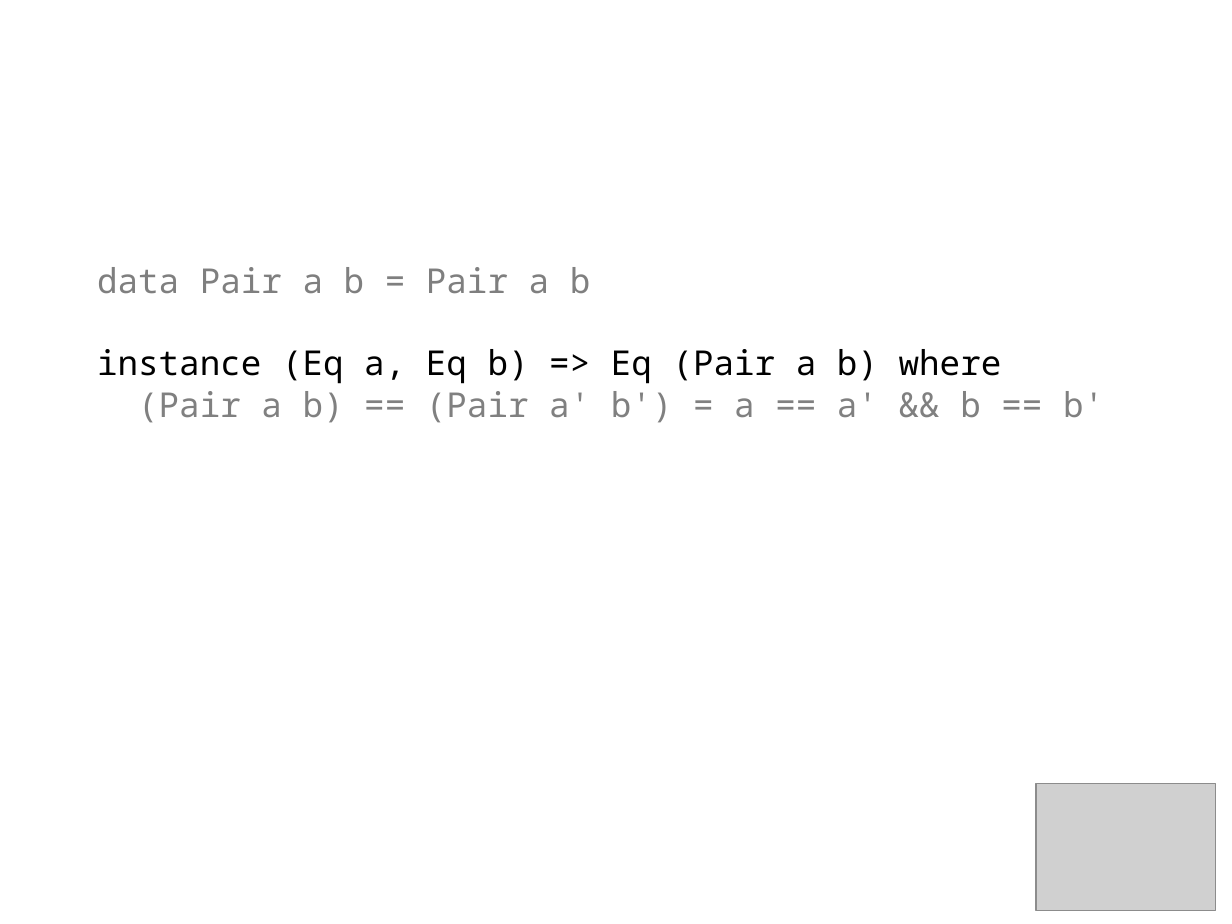
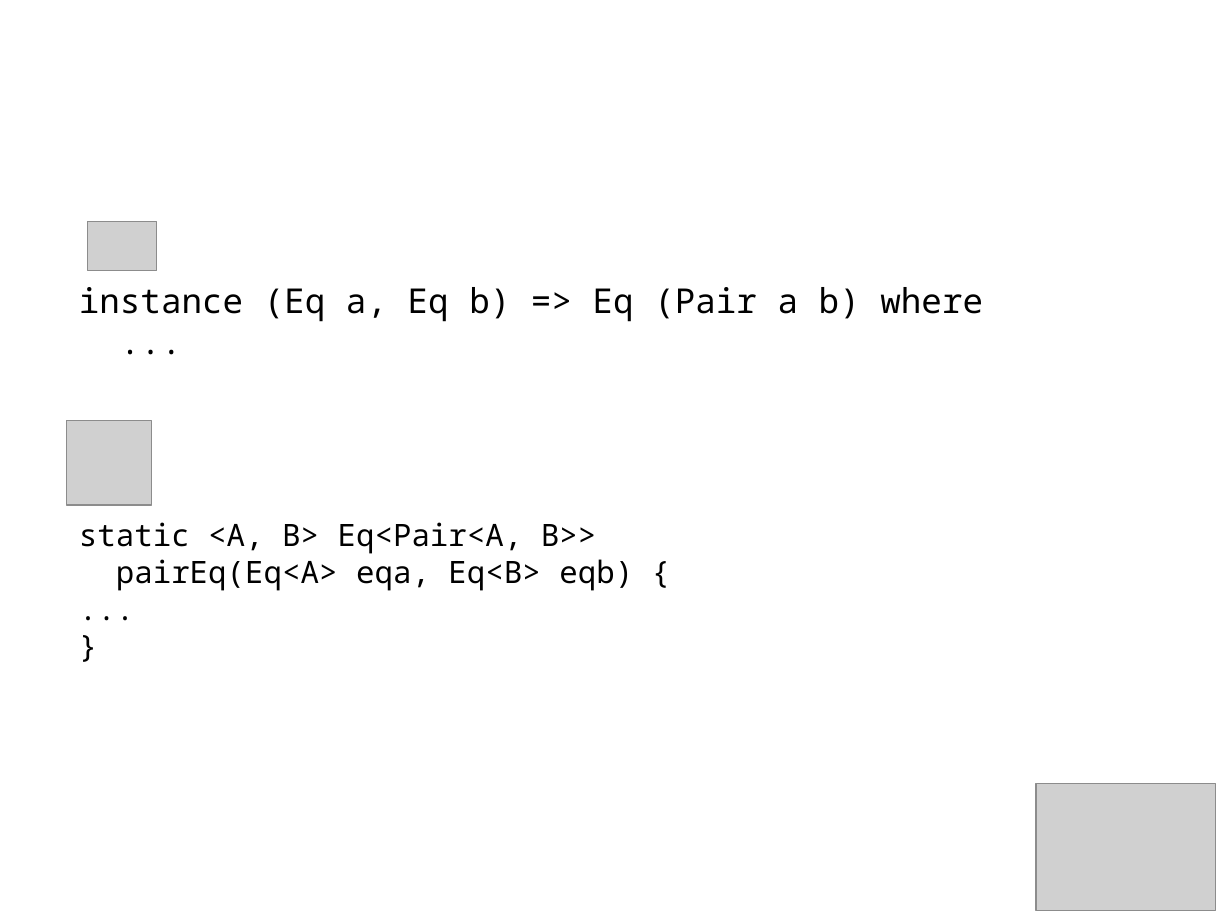
Before and after one commit to techtangents/javaeq, a slide deck: slide 41 of eq.pptx (slide 44 before the commit). Drawn at 1232x924 pixels with LibreOffice and Linux fonts; fonts in the diff are those of the drawing; grey boxes stand for pictures. Boxes give left, top, right and bottom in pixels: in the first picture for what was removed or moved away, otherwise in the second. Text is boxed around its words. In the diff, an @@ line names an element or a change of style, - is before the commit and + after.

Commit message:
updated slides

```diff
--- a/eq.pptx
+++ b/eq.pptx
@@ picture added at (x1=87, y1=222, x2=156, y2=271) @@
@@ text at (x1=97, y1=267, x2=591, y2=294): paragraph removed @@
-data Pair a b = Pair a b
@@ text "instance (Eq a, Eq b) ..." moved from (x1=97, y1=267, x2=1104, y2=423) to (x1=79, y1=287, x2=983, y2=322) @@
@@ text at (x1=138, y1=391, x2=1104, y2=423): text changed; text colour #808080 to #000000 @@
-(Pair a b) == (Pair a' b') = a == a' && b == b'
+...
@@ picture added at (x1=67, y1=420, x2=152, y2=505) @@
@@ text added at (x1=79, y1=522, x2=633, y2=591), 18 pt, text #000000 @@
+static <A, B> Eq<Pair<A, B>>
+pairEq(Eq<A> eqa, Eq<B> eqb) {
+...
+}
```
Also in this commit, not shown: 1 other slide changed, 2 slides added, 6 slides removed.
